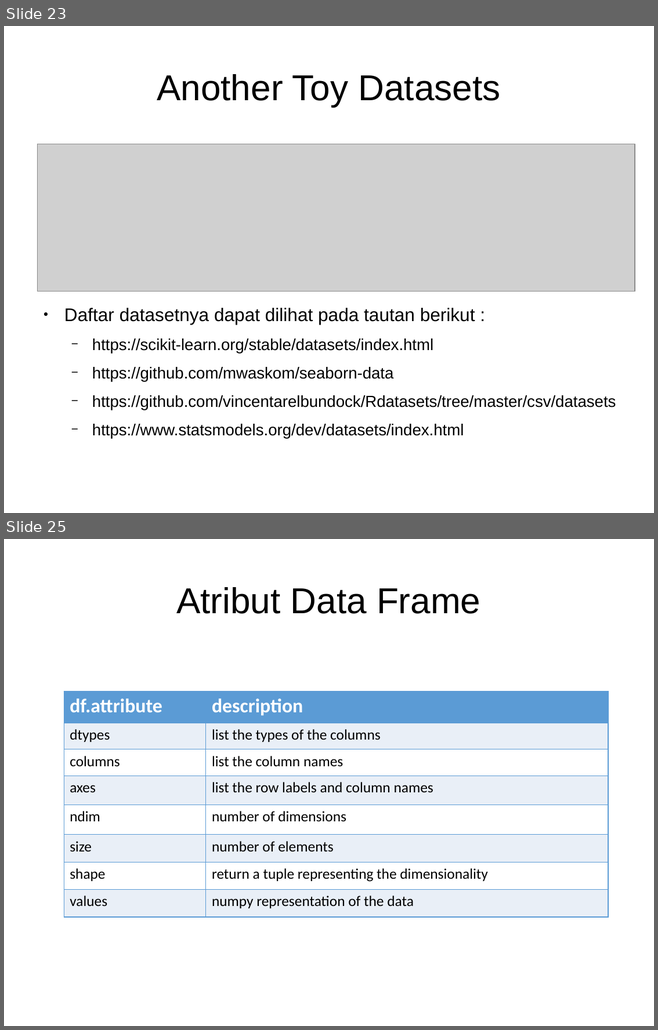
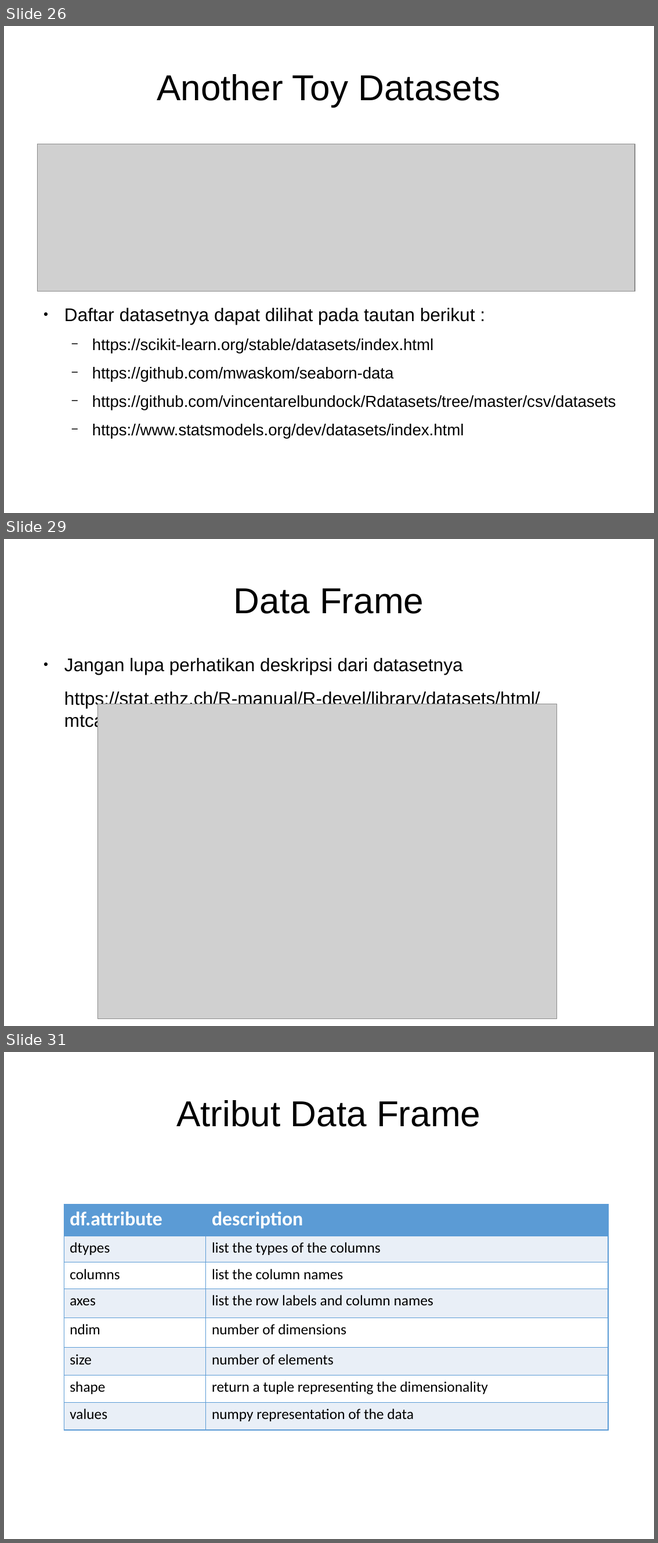
Before and after one commit to Arasy/SlidePythonDataScience, a slide deck: Ch3-Pandas.odp. Shown one above the other, each under a label of ours: slides 23 and 25 before the commit, slides 26, 29 and 31 after it; the slides between them are not shown. The pictures are 658x1030 and 658x1543 pixels, drawn with LibreOffice and Linux fonts; fonts in the diff are those of the drawing; grey boxes stand for pictures. Boxes give left, top, right and bottom in pixels: in the first picture for what was removed or moved away, otherwise in the second. Text is boxed around its words. In the diff, an @@ line names an element or a change of style, - is before the commit and + after.

Commit message:
Tambah materi create df dan link dataset

```diff
--- a/Ch3-Pandas.odp
+++ b/Ch3-Pandas.odp
@@ slide 29 added at [4, 539, 654, 1026], background #FFFFFF @@
@@ title added at [234, 588, 423, 614], 44 pt, text #000000 @@
+Data Frame
@@ text added at [64, 658, 540, 730], 22.4 pt, text #000000 @@
+● Jangan lupa perhatikan deskripsi dari datasetnya
+https://stat.ethz.ch/R-manual/R-devel/library/datasets/html/mtcars.html
@@ picture added at [98, 704, 556, 1019] @@
@@ what was slide 23 is now slide 26 @@
@@ what was slide 25 is now slide 31 @@
```
Also in this commit, not shown: 4 slides changed, 5 other slides added.
